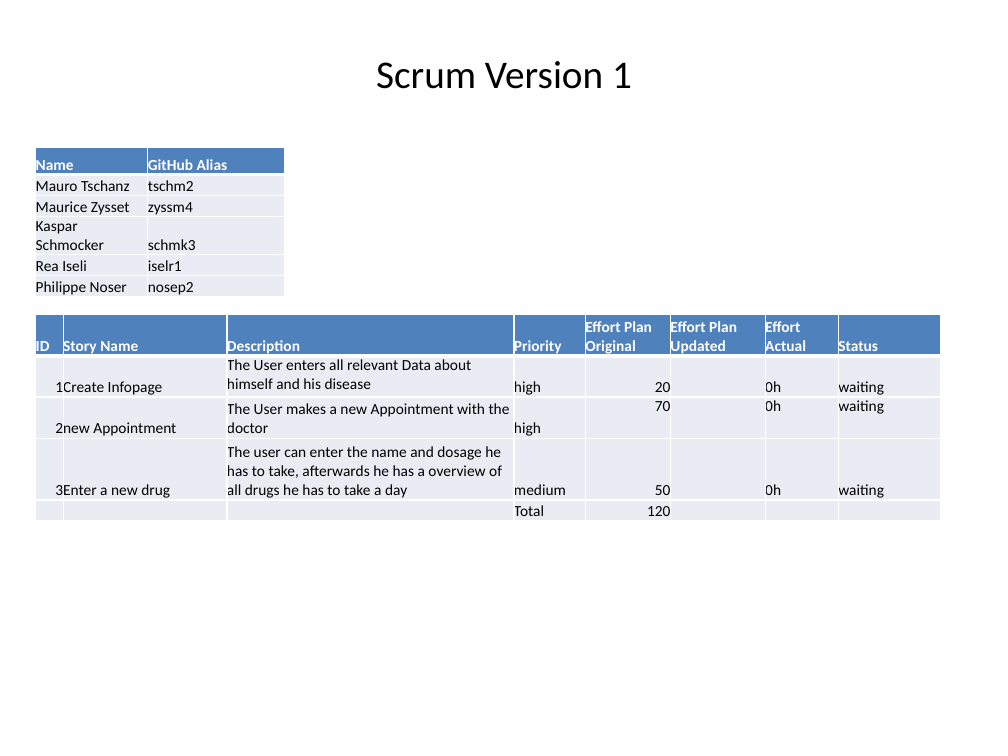
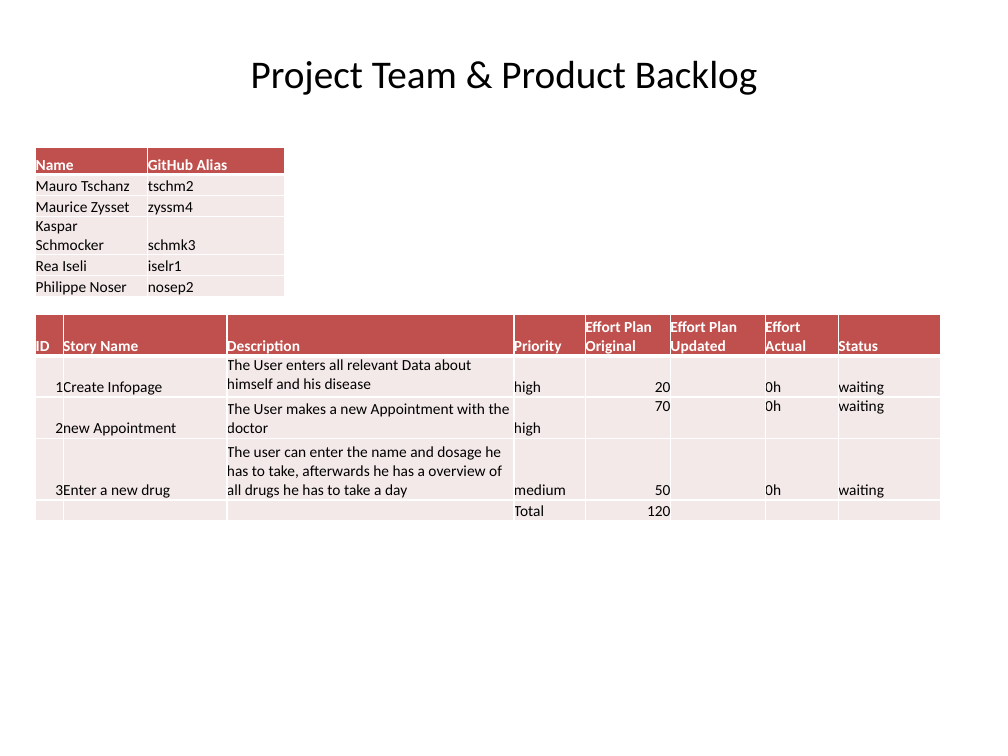
Before and after one commit to zyssm4/ch.bfh.btx8081.w2015.red, a slide deck: slide 2 of doc/Task09/PräsiTask9&10.pptx (slide 3 before the commit). Drawn at 1008x756 pixels with LibreOffice and Linux fonts; fonts in the diff are those of the drawing. Boxes give left, top, right and bottom in pixels: in the first picture for what was removed or moved away, otherwise in the second. Text is boxed around its words. In the diff, an @@ line names an element or a change of style, - is before the commit and + after.

```diff
--- a/doc/Task09/PräsiTask9&10.pptx
+++ b/doc/Task09/PräsiTask9&10.pptx
@@ title at box(251, 60, 757, 95): text changed @@
-Scrum Version 1
+Project Team & Product Backlog
@@ table at box(35, 148, 284, 299) @@
@@ fill #4F81BD to #C0504D in row 1 @@
@@ fill #E9EDF4 to #F4E9E9 in 10 cells @@
@@ table at box(35, 314, 939, 521) @@
@@ fill #4F81BD to #C0504D in row 1 @@
@@ fill #E9EDF4 to #F4E9E9 in 32 cells @@
```
Also in this commit, not shown: 1 other slide changed, 1 slide removed.
